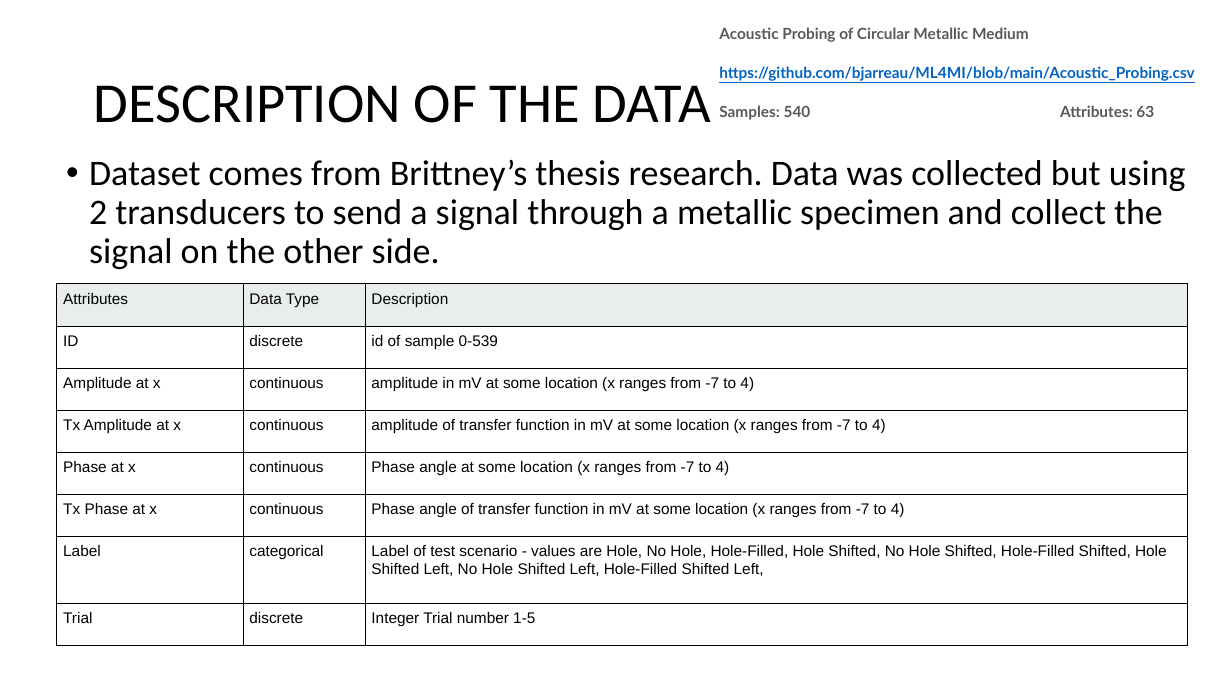
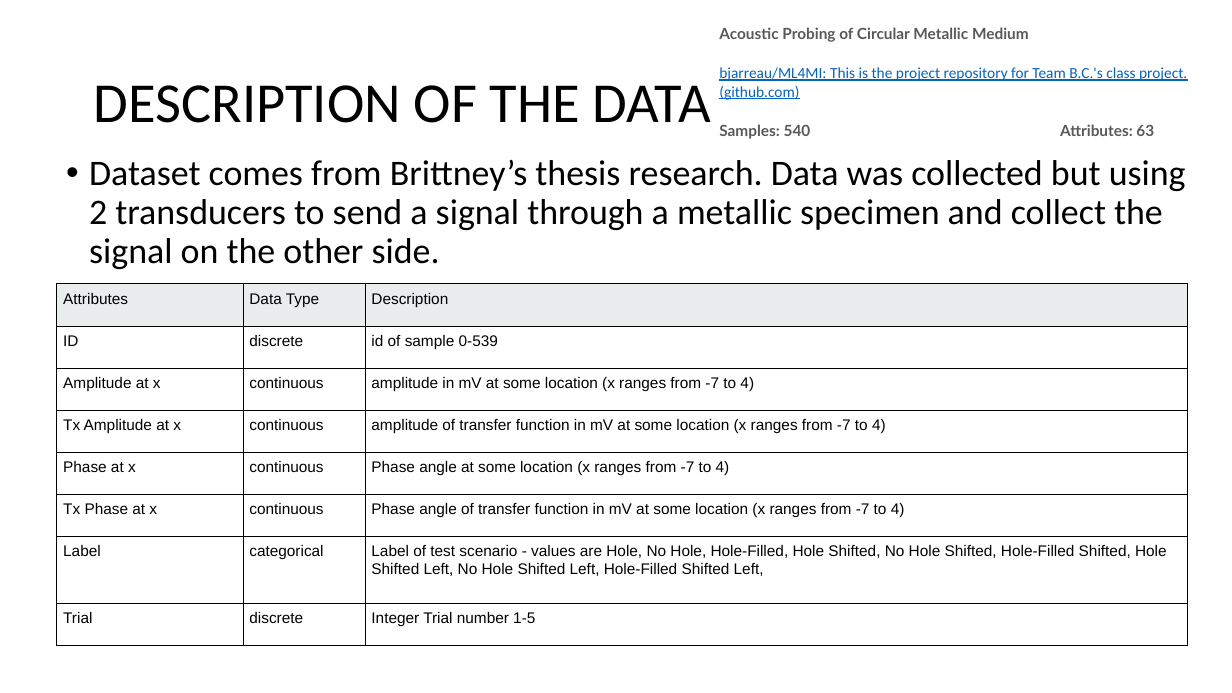
Before and after one commit to bjarreau/ML4MI, a slide deck: slide 4 of Project (1).pptx. Drawn at 1232x693 pixels with LibreOffice and Linux fonts; fonts in the diff are those of the drawing. Boxes give left, top, right and bottom in pixels: in the first picture for what was removed or moved away, otherwise in the second. Text is boxed around its words. In the diff, an @@ line names an element or a change of style, - is before the commit and + after.

Commit message:
change repo in slide

```diff
--- a/Project (1).pptx
+++ b/Project (1).pptx
@@ text at (719,67,1187,100): text changed; font Lato to Calibri; bold off @@
-https://github.com/bjarreau/ML4MI/blob/main/Acoustic_Probing.csv
+bjarreau/ML4MI: This is the project repository for Team B.C.'s class project. (github.com)
```
